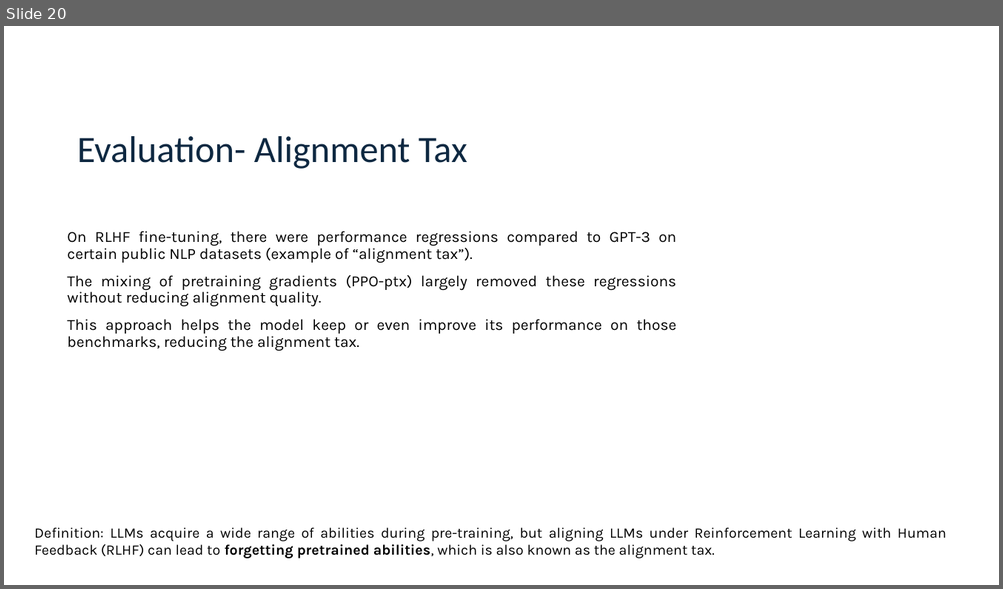
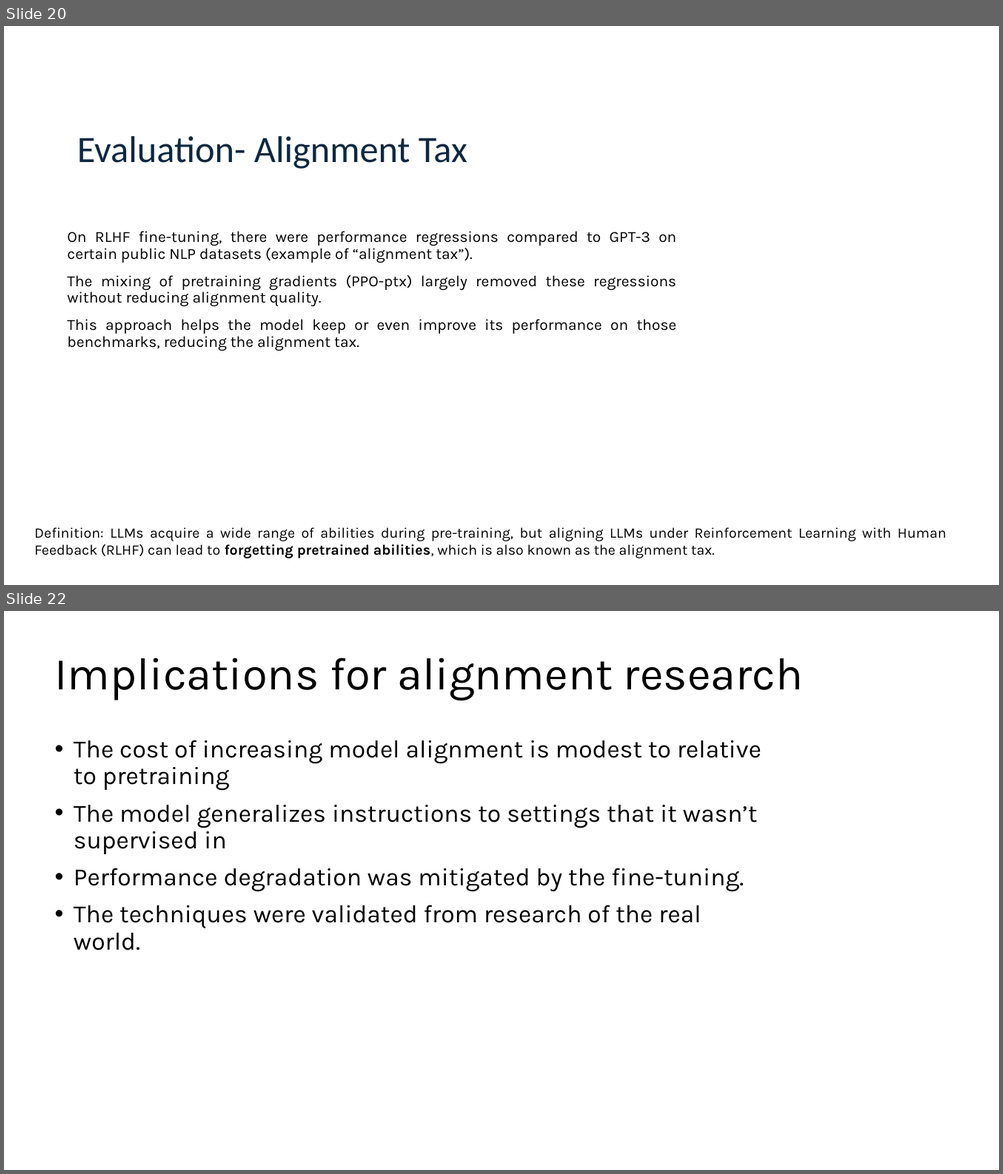
Before and after one commit to logus2k/genai_paper, a slide deck: final/final_version.pptx. Shown one above the other, each under a label of ours: slide 20 before the commit, slides 20 and 22 after it; the slides between them are not shown. The pictures are 1003x589 and 1003x1174 pixels, drawn with LibreOffice and Linux fonts; fonts in the diff are those of the drawing. Boxes give left, top, right and bottom in pixels: in the first picture for what was removed or moved away, otherwise in the second. Text is boxed around its words. In the diff, an @@ line names an element or a change of style, - is before the commit and + after.

```diff
--- a/final/final_version.pptx
+++ b/final/final_version.pptx
@@ slide 22 added at (4, 611, 999, 1170), background #FFFFFF @@
@@ title added at (55, 658, 803, 701), 44 pt, text #000000 @@
+Implications for alignment research
@@ text added at (74, 741, 761, 951), 24 pt, text #000000 @@
+• The cost of increasing model alignment is modest to relative to pretraining
+• The model generalizes instructions to settings that it wasn’t supervised in
+• Performance degradation was mitigated by the fine-tuning.
+• The techniques were validated from research of the real world.
```
Also in this commit, not shown: 5 other slides added, 1 slide removed, 2 other files.
